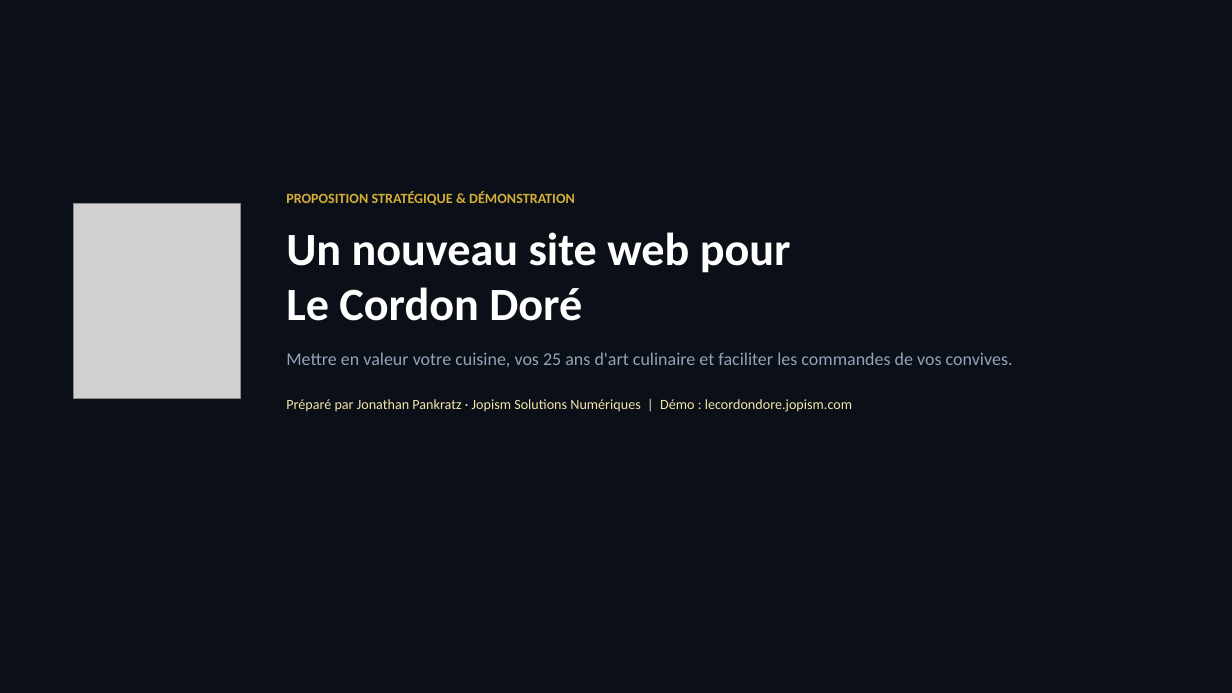
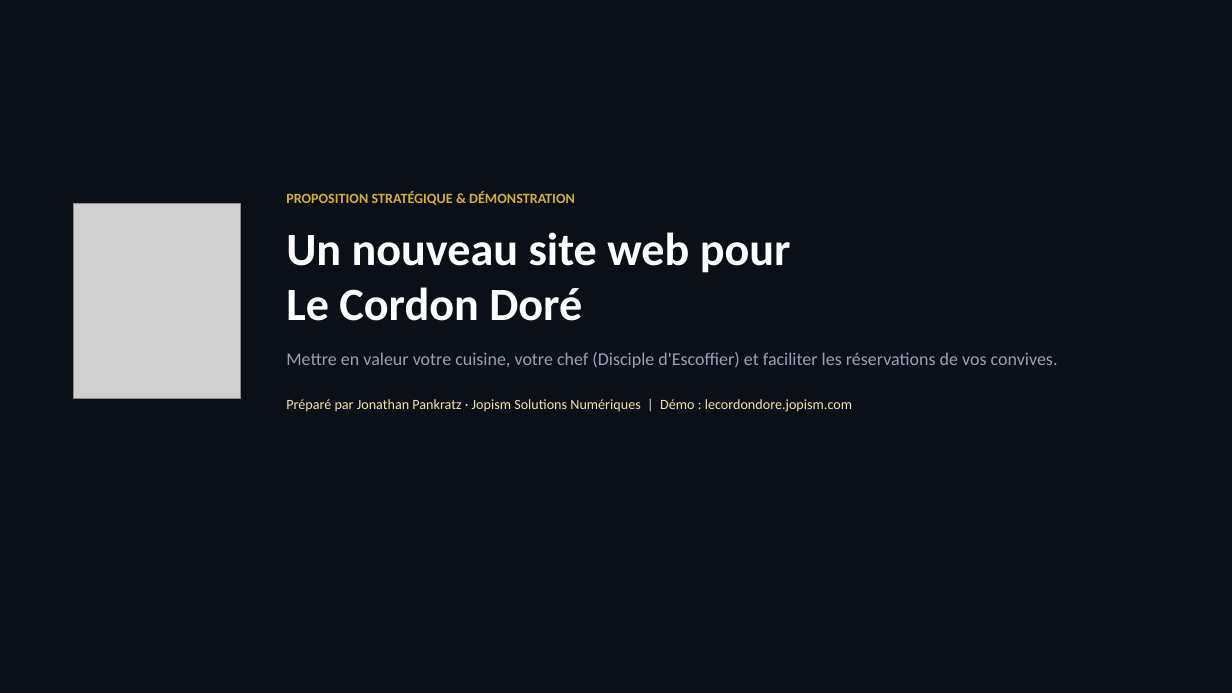
Before and after one commit to JopPank/le-cordon-dore, a slide deck: slide 1 of Presentation-Le-Cordon-Dore.pptx. Drawn at 1232x693 pixels with LibreOffice and Linux fonts; fonts in the diff are those of the drawing; grey boxes stand for pictures. Boxes give left, top, right and bottom in pixels: in the first picture for what was removed or moved away, otherwise in the second. Text is boxed around its words. In the diff, an @@ line names an element or a change of style, - is before the commit and + after.

```diff
--- a/Presentation-Le-Cordon-Dore.pptx
+++ b/Presentation-Le-Cordon-Dore.pptx
@@ text at <box>286,352,1058,368</box>: text changed @@
-Mettre en valeur votre cuisine, vos 25 ans d'art culinaire et faciliter les commandes de vos convives.
+Mettre en valeur votre cuisine, votre chef (Disciple d'Escoffier) et faciliter les réservations de vos convives.
```
Also in this commit, not shown: 7 other slides changed, 13 other files.
